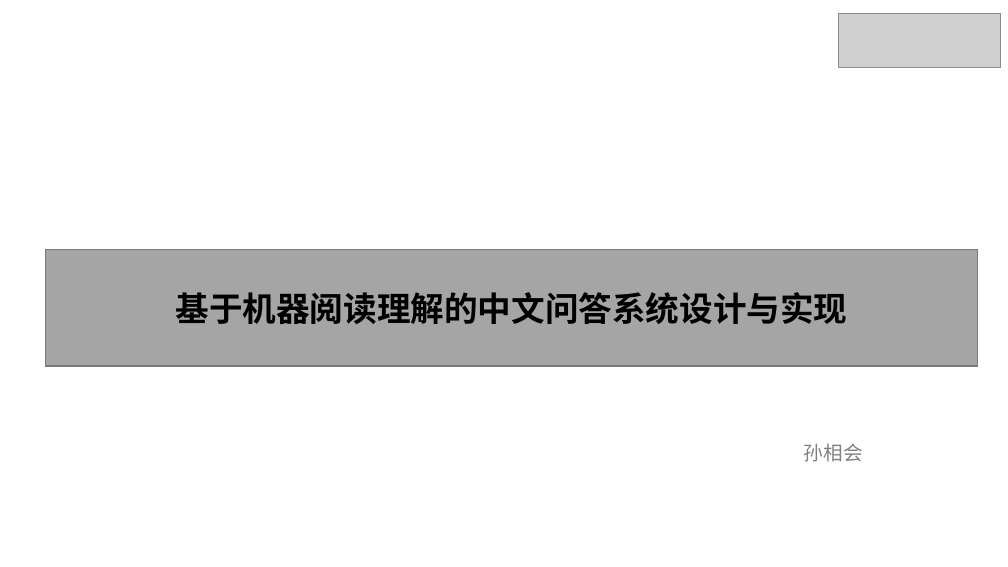
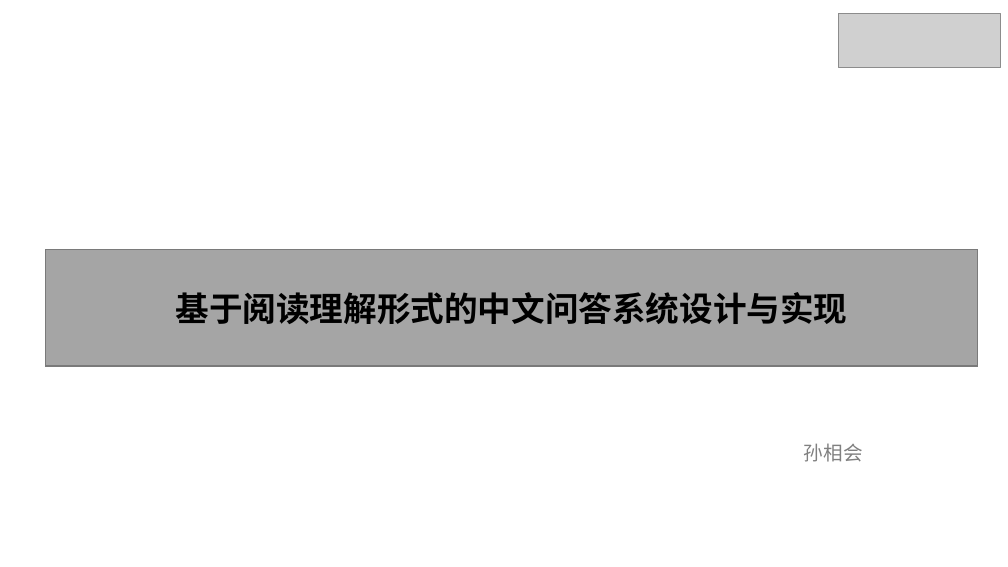
Before and after one commit to xhsun1997/ChineseMRC, a slide deck: slide 1 of 孙相会.pptx. Drawn at 1008x567 pixels with LibreOffice and Linux fonts; fonts in the diff are those of the drawing; grey boxes stand for pictures; background and template pictures are left out. Boxes give left, top, right and bottom in pixels: in the first picture for what was removed or moved away, otherwise in the second. Text is boxed around its words. In the diff, an @@ line names an element or a change of style, - is before the commit and + after.

```diff
--- a/孙相会.pptx
+++ b/孙相会.pptx
@@ text in rectangle at [176,292,848,324]: text changed @@
-基于机器阅读理解的中文问答系统设计与实现
+基于阅读理解形式的中文问答系统设计与实现
```
Also in this commit, not shown: 5 other slides changed, 10 slides added, 6 slides removed, 5 other files.
